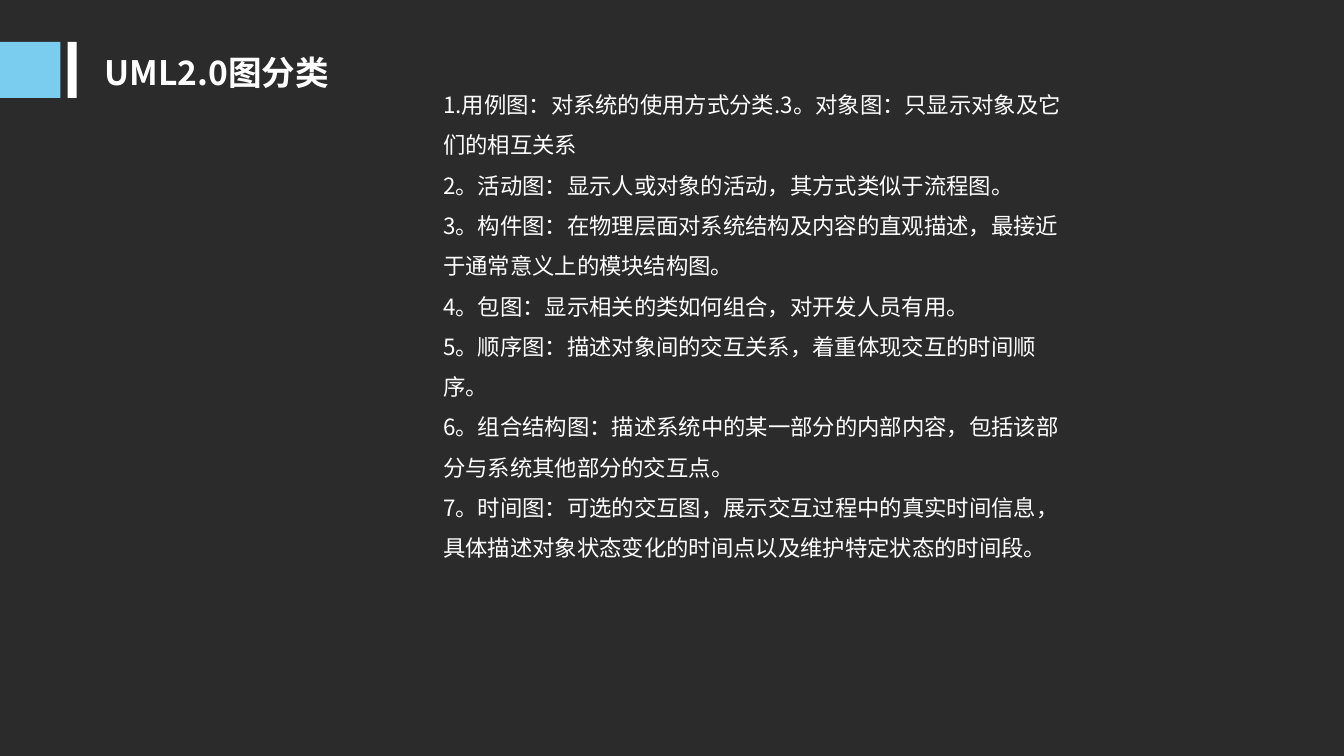
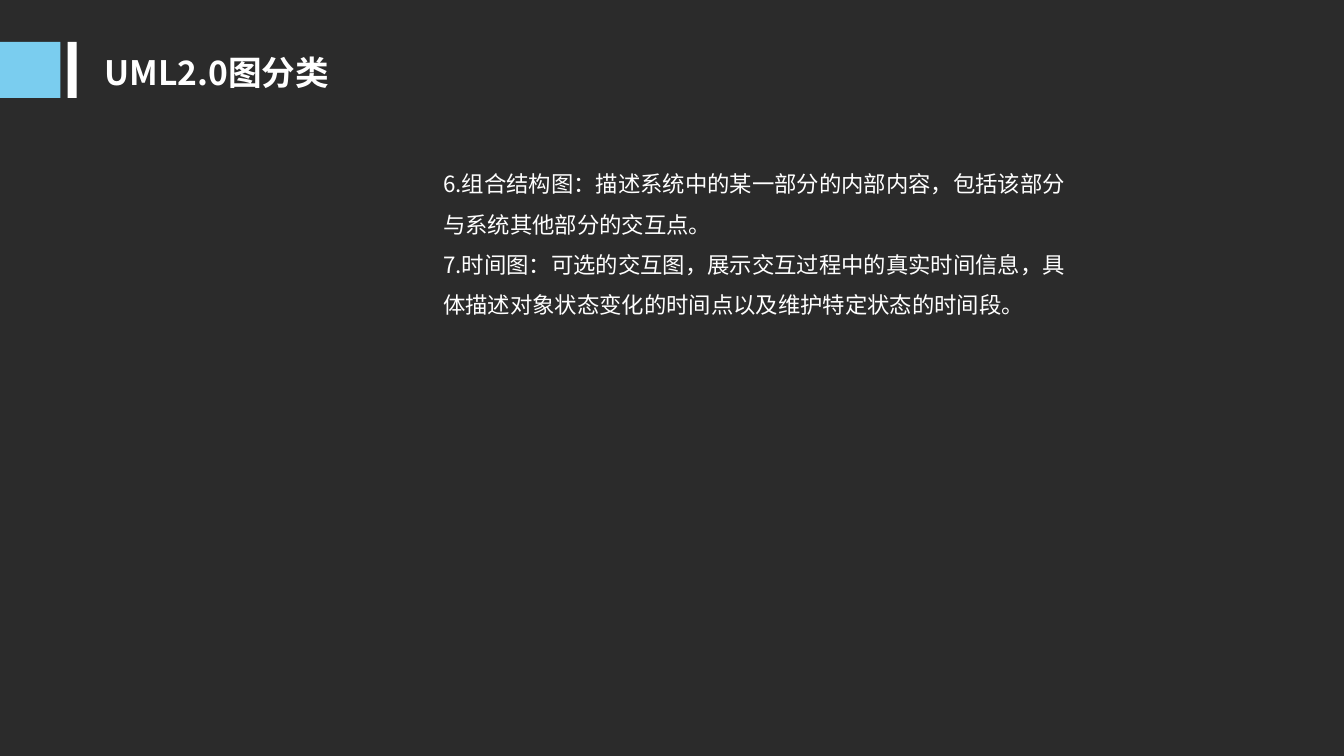
Before and after one commit to PRD2018-G10/TeachingAssistWebsiteProject, a slide deck: slide 21 of PRD2018-G10-UML概述PPT.ppt (slide 20 before the commit). Drawn at 1344x756 pixels with LibreOffice and Linux fonts; fonts in the diff are those of the drawing; background and template pictures are left out; a plain dark background stands for a picture behind light text. Boxes give left, top, right and bottom in pixels: in the first picture for what was removed or moved away, otherwise in the second. Text is boxed around its words. In the diff, an @@ line names an element or a change of style, - is before the commit and + after.

Commit message:
UML Update
UML Update

```diff
--- a/PRD2018-G10-UML概述PPT.ppt
+++ b/PRD2018-G10-UML概述PPT.ppt
@@ text at bbox=[443, 173, 1065, 315]: text changed @@
-1.用例图：对系统的使用方式分类.3。对象图：只显示对象及它们的相互关系
-2。活动图：显示人或对象的活动，其方式类似于流程图。
-3。构件图：在物理层面对系统结构及内容的直观描述，最接近于通常意义上的模块结构图。
-4。包图：显示相关的类如何组合，对开发人员有用。
-5。顺序图：描述对象间的交互关系，着重体现交互的时间顺序。
-6。组合结构图：描述系统中的某一部分的内部内容，包括该部分与系统其他部分的交互点。
-7。时间图：可选的交互图，展示交互过程中的真实时间信息，具体描述对象状态变化的时间点以及维护特定状态的时间段。
+6.组合结构图：描述系统中的某一部分的内部内容，包括该部分与系统其他部分的交互点。
+7.时间图：可选的交互图，展示交互过程中的真实时间信息，具体描述对象状态变化的时间点以及维护特定状态的时间段。
```
Also in this commit, not shown: 11 other slides changed, 7 slides added, 3 slides removed.
